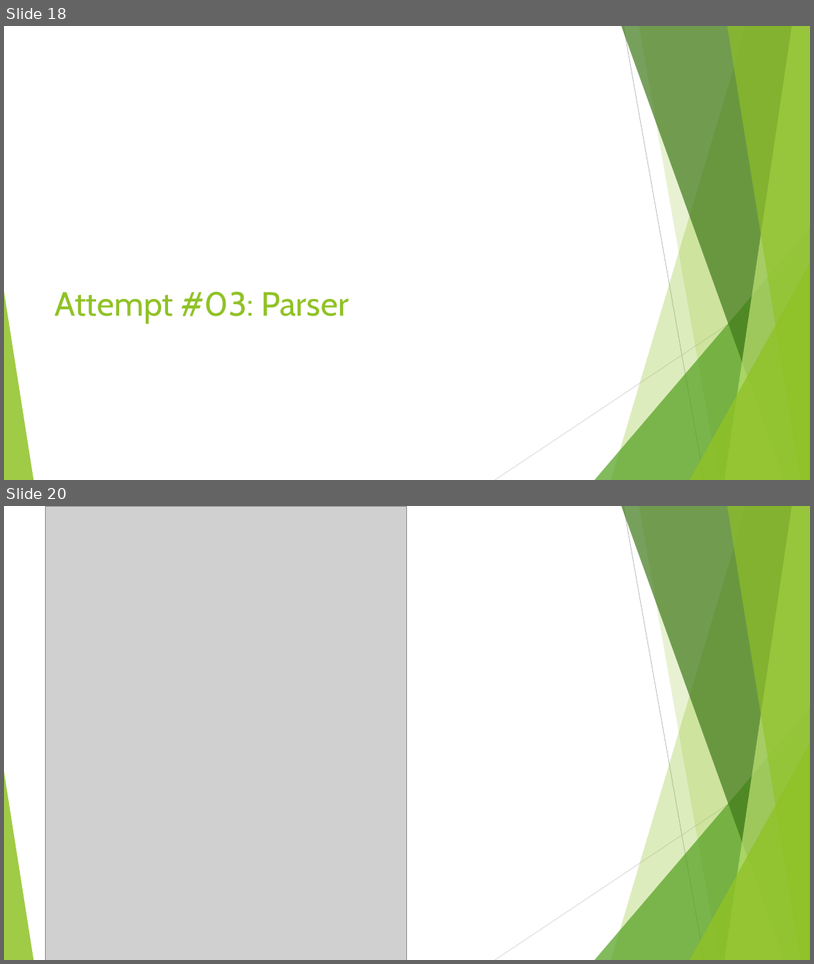
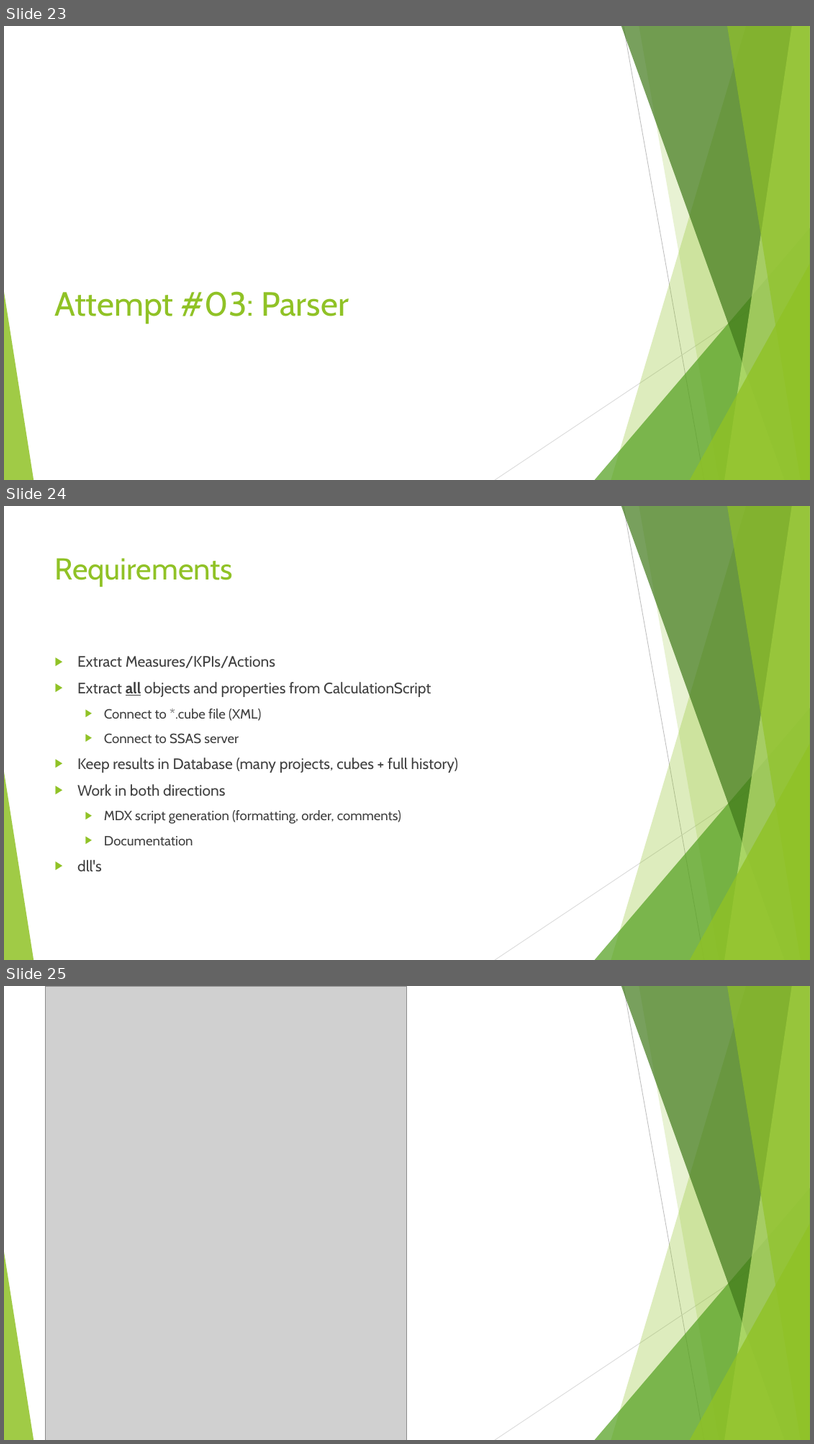
Before and after one commit to TKostyrkaWSEI/MDXHelper, a slide deck: _DCDemoFiles/DCSlajdy.pptx. Shown one above the other, each under a label of ours: slides 18 and 20 before the commit, slides 23, 24 and 25 after it; the slides between them are not shown. The pictures are 814x964 and 814x1444 pixels, drawn with LibreOffice and Linux fonts; fonts in the diff are those of the drawing; grey boxes stand for pictures. Boxes give left, top, right and bottom in pixels: in the first picture for what was removed or moved away, otherwise in the second. Text is boxed around its words. In the diff, an @@ line names an element or a change of style, - is before the commit and + after.

```diff
--- a/_DCDemoFiles/DCSlajdy.pptx
+++ b/_DCDemoFiles/DCSlajdy.pptx
@@ slide 24 added at (4,506,810,960), background #FFFFFF; not listed: 10 template elements that a slide beside it also shows @@
@@ title added at (55,558,234,587), 36 pt, text #90C226 @@
+Requirements
@@ text added at (77,656,458,871), 18 pt, text #404040 @@
+▶ Extract Measures/KPIs/Actions
+▶ Extract all objects and properties from CalculationScript
+  ▶ Connect to *.cube file (XML)
+  ▶ Connect to SSAS server
+▶ Keep results in Database (many projects, cubes + full history)
+▶ Work in both directions
+  ▶ MDX script generation (formatting, order, comments)
+  ▶ Documentation
+▶ dll's
@@ what was slide 18 is now slide 23 @@
@@ what was slide 20 is now slide 25 @@
```
Also in this commit, not shown: 1 slide changed, 11 other slides added, 11 other files.
